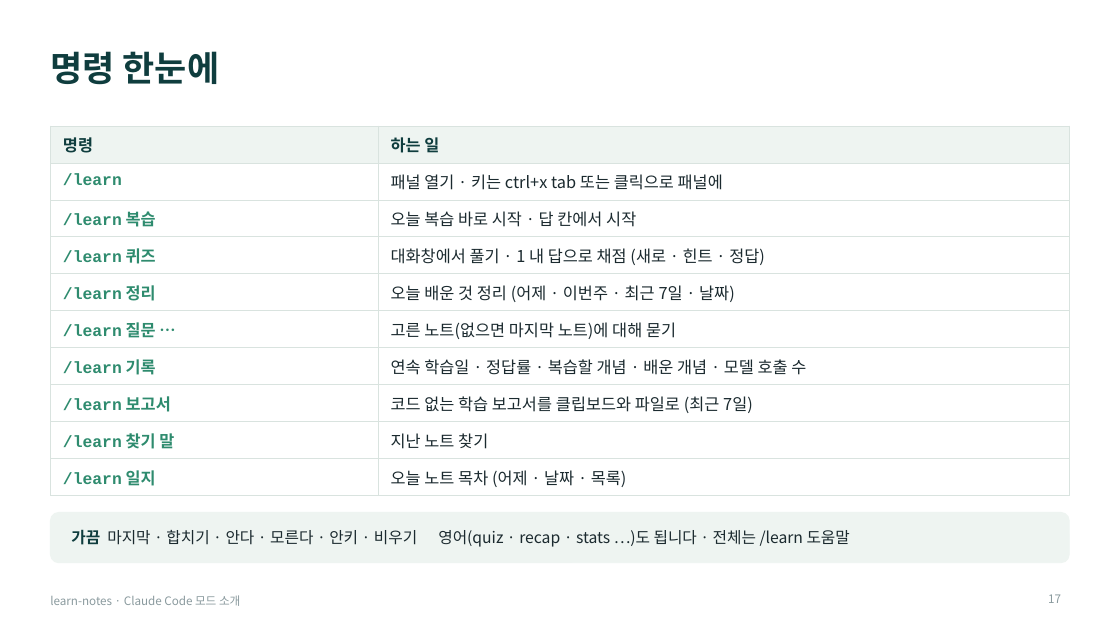
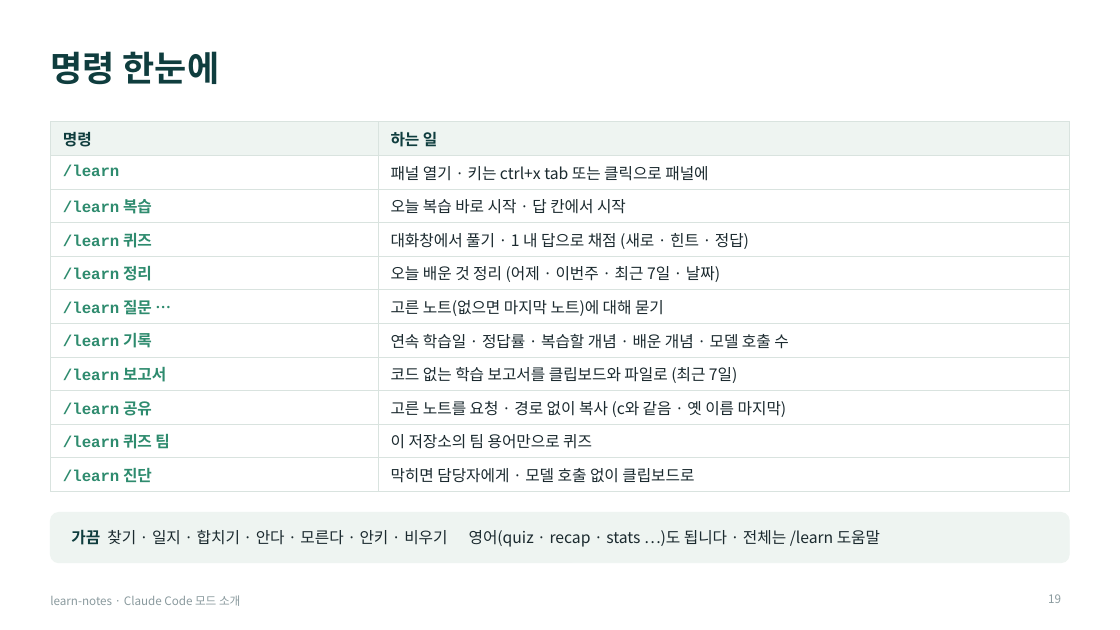
Before and after one commit to Owen-YC/learn-notes, a slide deck: slide 19 of docs/team/learn-notes-intro.pptx (slide 17 before the commit). Drawn at 1120x630 pixels with LibreOffice and Linux fonts; fonts in the diff are those of the drawing. Boxes give left, top, right and bottom in pixels: in the first picture for what was removed or moved away, otherwise in the second. Text is boxed around its words. In the diff, an @@ line names an element or a change of style, - is before the commit and + after.

```diff
--- a/docs/team/learn-notes-intro.pptx
+++ b/docs/team/learn-notes-intro.pptx
@@ table at (x1=50, y1=122, x2=1070, y2=487) @@
-row 9: /learn 찾기 말 | 지난 노트 찾기
-row 10: /learn 일지 | 오늘 노트 목차 (어제 · 날짜 · 목록)
+row 9: /learn 공유 | 고른 노트를 요청 · 경로 없이 복사 (c와 같음 · 옛 이름 마지막)
+row 10: /learn 퀴즈 팀 | 이 저장소의 팀 용어만으로 퀴즈
+row 11: /learn 진단 | 막히면 담당자에게 · 모델 호출 없이 클립보드로
@@ table moved from (x1=50, y1=126, x2=1070, y2=491) to (x1=50, y1=122, x2=1070, y2=487) @@
@@ text at (x1=71, y1=529, x2=880, y2=547): text changed @@
-가끔 마지막 · 합치기 · 안다 · 모른다 · 안키 · 비우기 영어(quiz · recap · stats …)도 됩니다 · 전체는 /learn 도움말
+가끔 찾기 · 일지 · 합치기 · 안다 · 모른다 · 안키 · 비우기 영어(quiz · recap · stats …)도 됩니다 · 전체는 /learn 도움말
@@ page number at (x1=1048, y1=594, x2=1061, y2=603): text changed @@
-17
+19
```
Also in this commit, not shown: 16 other slides changed, 4 slides added, 21 other files.
